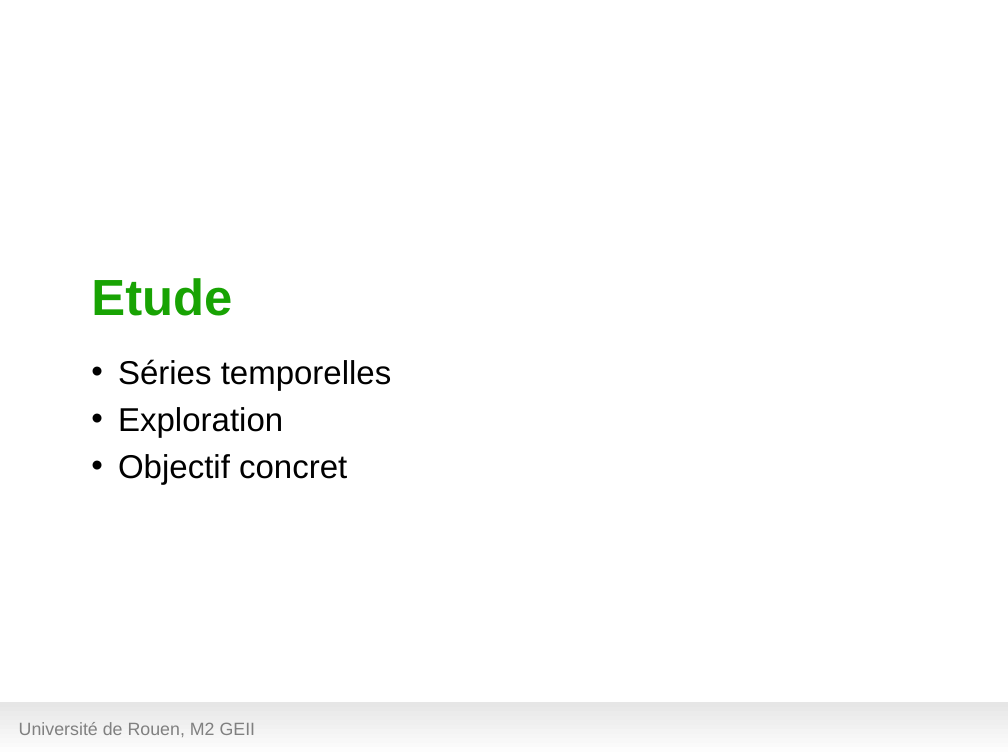
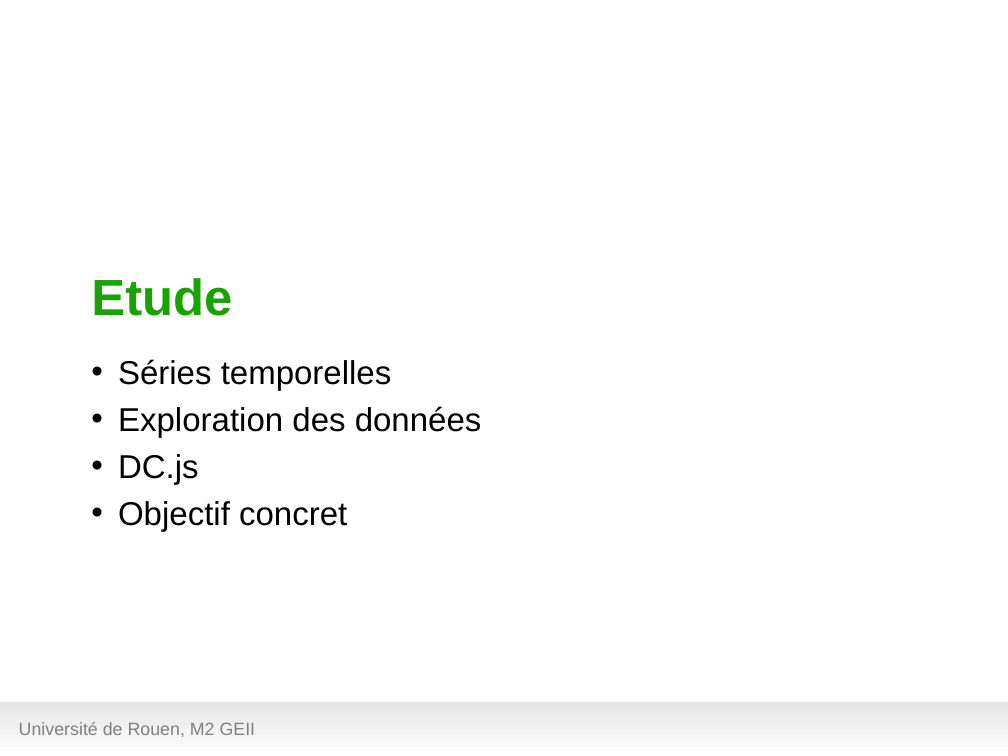
Before and after one commit to hanzenok/dataexp, a slide deck: slide 8 of presentation/test_green5.odp. Drawn at 1008x756 pixels with LibreOffice and Linux fonts; fonts in the diff are those of the drawing; background and template pictures are left out. Boxes give left, top, right and bottom in pixels: in the first picture for what was removed or moved away, otherwise in the second. Text is boxed around its words. In the diff, an @@ line names an element or a change of style, - is before the commit and + after.

```diff
--- a/presentation/test_green5.odp
+++ b/presentation/test_green5.odp
@@ text at (x1=118, y1=406, x2=482, y2=485): text changed @@
-• Exploration
+• Exploration des données
+• DC.js
```
Also in this commit, not shown: 1 other slide changed, 10 slides added, 1 slide removed, 13 other files.
